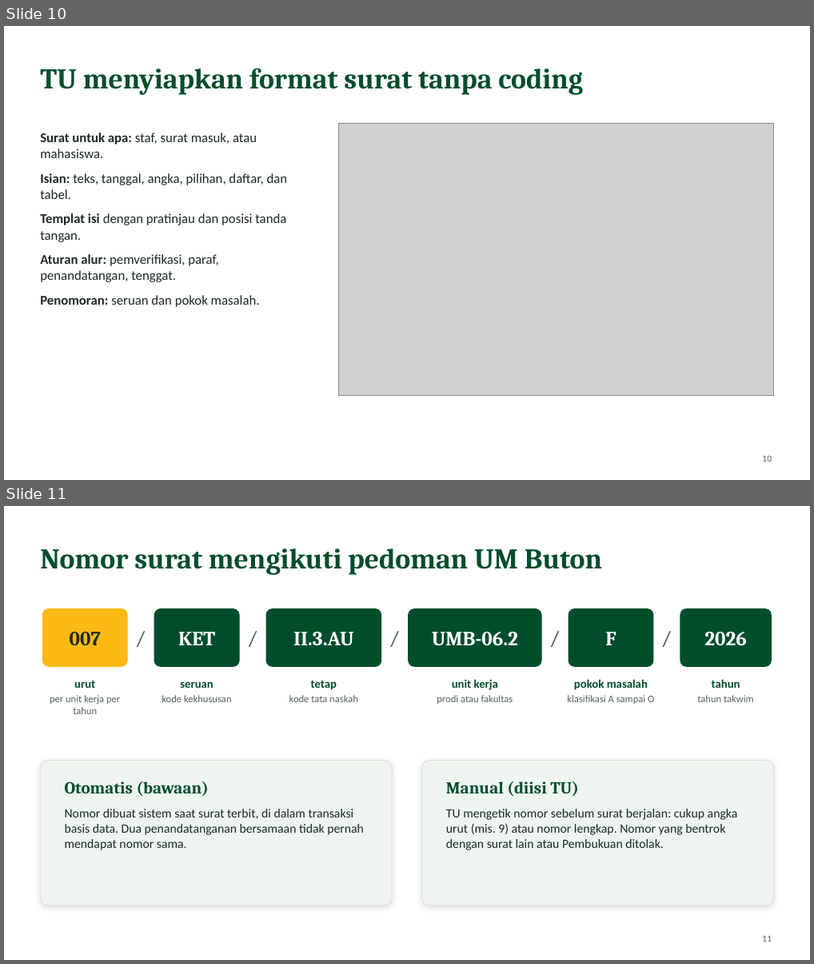
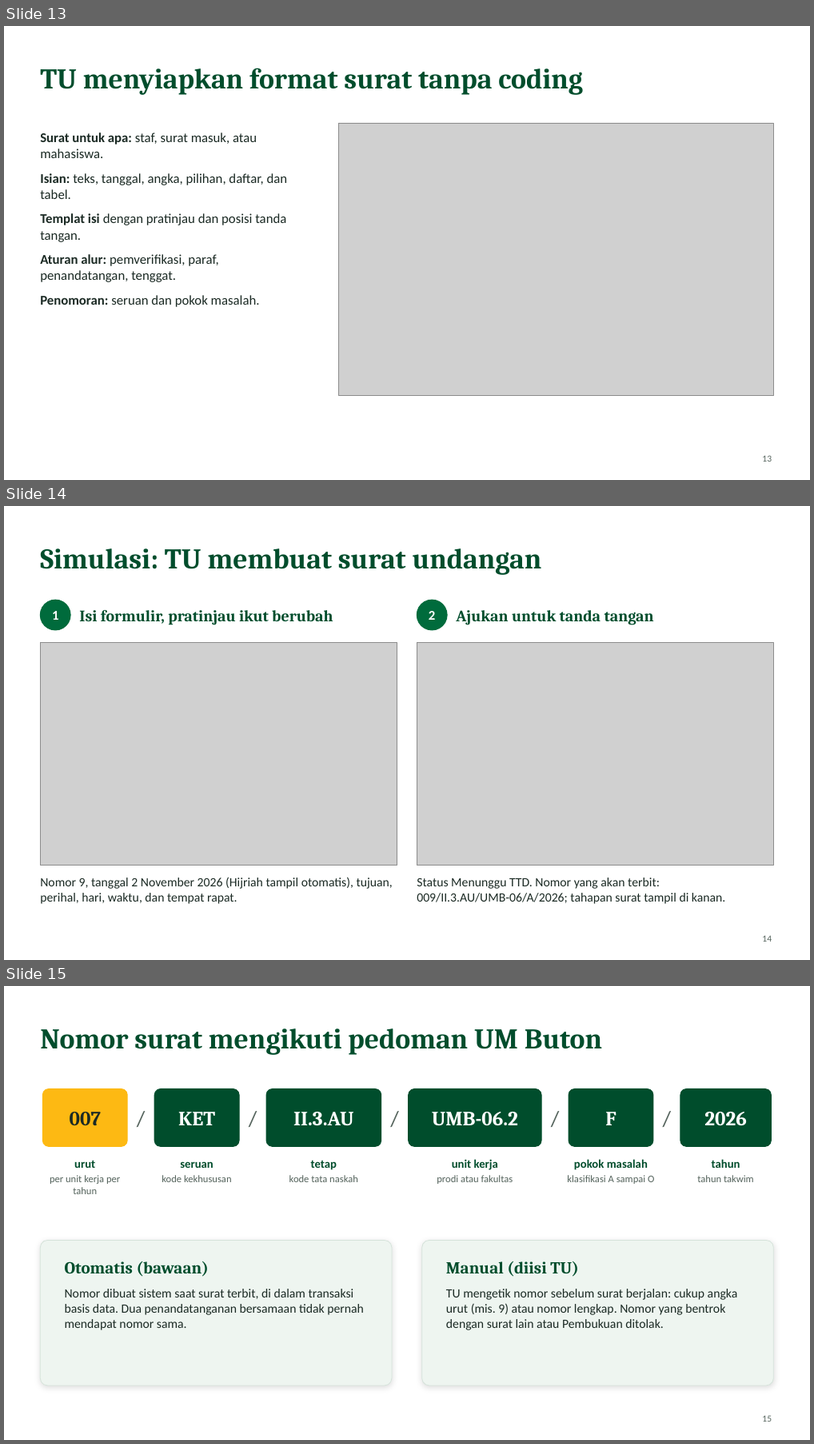
Before and after one commit to randoago/sipersu, a slide deck: documentation/presentasi-sipersu.pptx. Shown one above the other, each under a label of ours: slides 10 and 11 before the commit, slides 13, 14 and 15 after it. The pictures are 814x964 and 814x1444 pixels, drawn with LibreOffice and Linux fonts; fonts in the diff are those of the drawing; grey boxes stand for pictures. Boxes give left, top, right and bottom in pixels: in the first picture for what was removed or moved away, otherwise in the second. Text is boxed around its words. In the diff, an @@ line names an element or a change of style, - is before the commit and + after.

```diff
--- a/documentation/presentasi-sipersu.pptx
+++ b/documentation/presentasi-sipersu.pptx
@@ slide 14 added at <box>4,506,810,960</box>, background #FFFFFF @@
@@ text added at <box>40,548,542,575</box>, 34 pt, text #004D2C, bold @@
+Simulasi: TU membuat surat undangan
@@ ellipse added at <box>40,600,70,630</box>, fill #006B3C, outline #006B3C 1 pt @@
@@ ellipse added at <box>417,600,447,630</box>, fill #006B3C, outline #006B3C 1 pt @@
@@ text added at <box>52,611,58,620</box>, 16 pt, text #FFFFFF, bold @@
+1
@@ text added at <box>79,610,333,625</box>, 19 pt, text #004D2C, bold @@
+Isi formulir, pratinjau ikut berubah
@@ text added at <box>429,611,435,620</box>, 16 pt, text #FFFFFF, bold @@
+2
@@ text added at <box>456,610,654,625</box>, 19 pt, text #004D2C, bold @@
+Ajukan untuk tanda tangan
@@ picture added at <box>40,642,398,865</box> @@
@@ picture added at <box>417,642,774,865</box> @@
@@ text added at <box>40,876,393,904</box>, 15 pt, text #1B2A24 @@
+Nomor 9, tanggal 2 November 2026 (Hijriah tampil otomatis), tujuan, perihal, hari, waktu, dan tempat rapat.
@@ text added at <box>417,877,726,904</box>, 15 pt, text #1B2A24 @@
+Status Menunggu TTD. Nomor yang akan terbit: 009/II.3.AU/UMB-06/A/2026; tahapan surat tampil di kanan.
@@ page number added at <box>762,935,772,941</box>, 11 pt, text #55645D @@
+14
@@ what was slide 10 is now slide 13 @@
@@ page number at <box>762,455,772,461</box>: text changed @@
-10
+13
@@ what was slide 11 is now slide 15 @@
@@ page number at <box>762,1415,772,1421</box>: text changed @@
-11
+15
```
Also in this commit, not shown: 3 other slides added, 10 other files.
